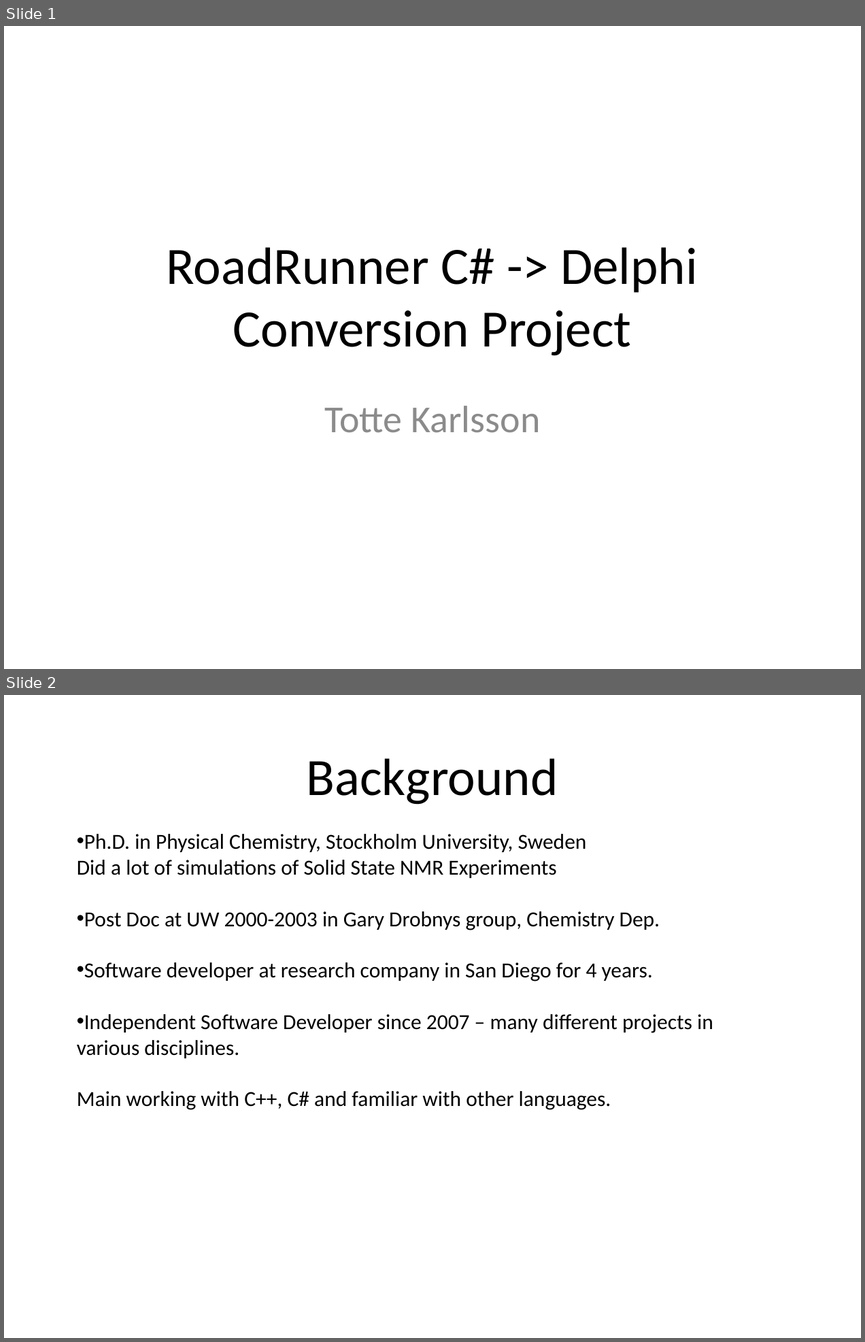
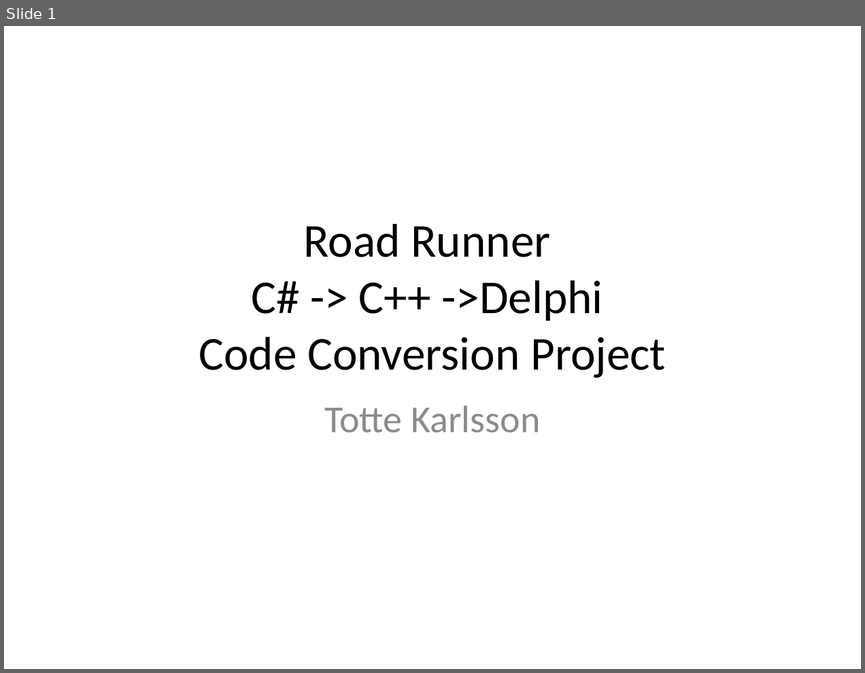
Before and after one commit to gregmedlock/roadrunnerwork, a slide deck: trunk/Docs/RoadRunnerPPT.pptx. Shown one above the other, each under a label of ours: slides 1 and 2 before the commit, slide 1 after it. The pictures are 865x1342 and 865x673 pixels, drawn with LibreOffice and Linux fonts; fonts in the diff are those of the drawing. Boxes give left, top, right and bottom in pixels: in the first picture for what was removed or moved away, otherwise in the second. Text is boxed around its words. In the diff, an @@ line names an element or a change of style, - is before the commit and + after.

```diff
--- a/trunk/Docs/RoadRunnerPPT.pptx
+++ b/trunk/Docs/RoadRunnerPPT.pptx
@@ slide 2 removed at <box>4,695,861,1338</box>, background #FFFFFF @@
@@ title removed at <box>307,758,558,804</box> @@
-Background
@@ text removed at <box>77,834,713,1110</box> @@
-• Ph.D. in Physical Chemistry, Stockholm University, Sweden
-  Did a lot of simulations of Solid State NMR Experiments
-• Post Doc at UW 2000-2003 in Gary Drobnys group, Chemistry Dep.
-• Software developer at research company in San Diego for 4 years.
-• Independent Software Developer since 2007 – many different projects in various disciplines.
-Main working with C++, C# and familiar with other languages.
@@ slide 1 changed as well @@
@@ title at <box>198,224,666,378</box>: text changed; size 44 to 39.6 pt @@
-RoadRunner C# -> Delphi Conversion Project
+Road Runner
+C# -> C++ ->Delphi
+Code Conversion Project
```
Also in this commit, not shown: 3 other slides changed, 2 slides added, 1 other slide removed, 1 other file.
